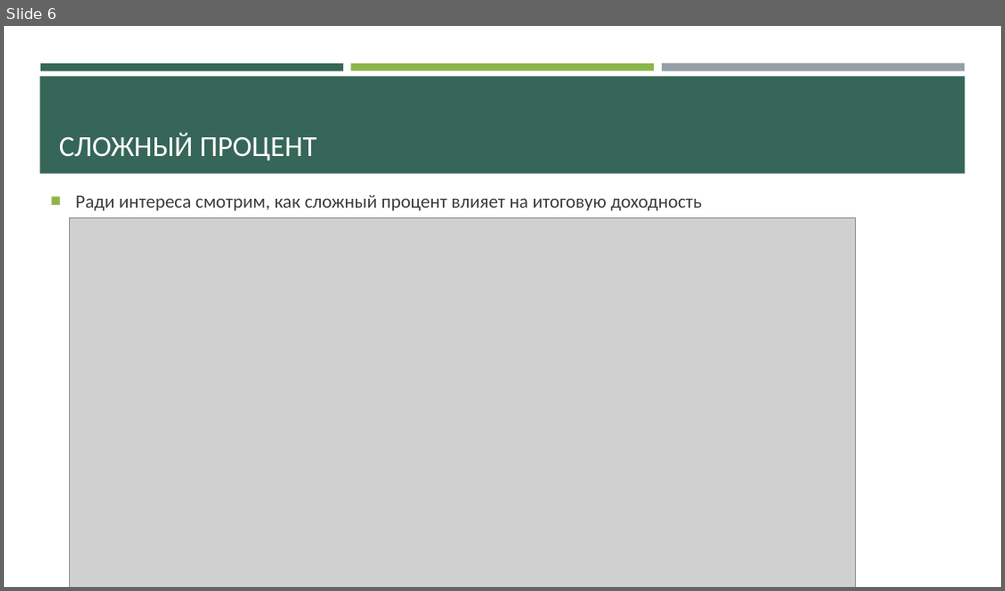
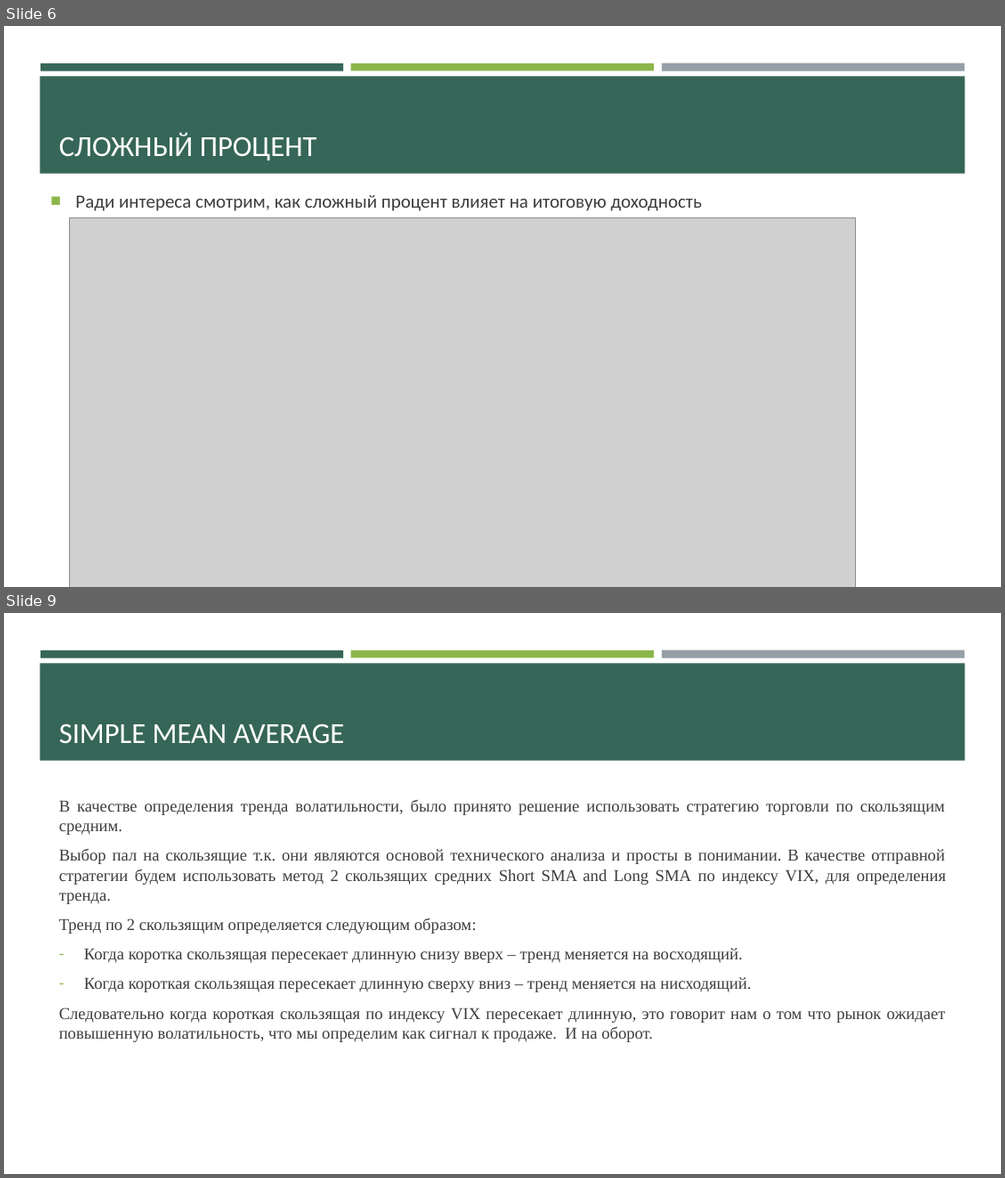
Before and after one commit to Den-is-me/test_ff, a slide deck: Торговля фондом VFINX.pptx. Shown one above the other, each under a label of ours: slide 6 before the commit, slides 6 and 9 after it; the slides between them are not shown. The pictures are 1005x591 and 1005x1178 pixels, drawn with LibreOffice and Linux fonts; fonts in the diff are those of the drawing; grey boxes stand for pictures. Boxes give left, top, right and bottom in pixels: in the first picture for what was removed or moved away, otherwise in the second. Text is boxed around its words. In the diff, an @@ line names an element or a change of style, - is before the commit and + after.

```diff
--- a/Торговля фондом VFINX.pptx
+++ b/Торговля фондом VFINX.pptx
@@ slide 9 added at (4,613,1001,1174), background #FFFFFF; not listed: 4 template elements that a slide beside it also shows @@
@@ title added at (59,724,345,743), 28 pt, text #FFFFFF @@
+SIMPLE MEAN AVERAGE
@@ text added at (59,799,946,1042), 16 pt, text #3D3D3D @@
+В качестве определения тренда волатильности, было принято решение использовать стратегию торговли по скользящим средним.
+Выбор пал на скользящие т.к. они являются основой технического анализа и просты в понимании. В качестве отправной стратегии будем использовать метод 2 скользящих средних Short SMA and Long SMA по индексу VIX, для определения тренда.
+Тренд по 2 скользящим определяется следующим образом:
+– Когда коротка скользящая пересекает длинную снизу вверх – тренд меняется на восходящий.
+– Когда короткая скользящая пересекает длинную сверху вниз – тренд меняется на нисходящий.
+Следовательно когда короткая скользящая по индексу VIX пересекает длинную, это говорит нам о том что рынок ожидает повышенную волатильность, что мы определим как сигнал к продаже. И на оборот.
```
Also in this commit, not shown: 4 slides changed, 14 other slides added, 2 other files.
